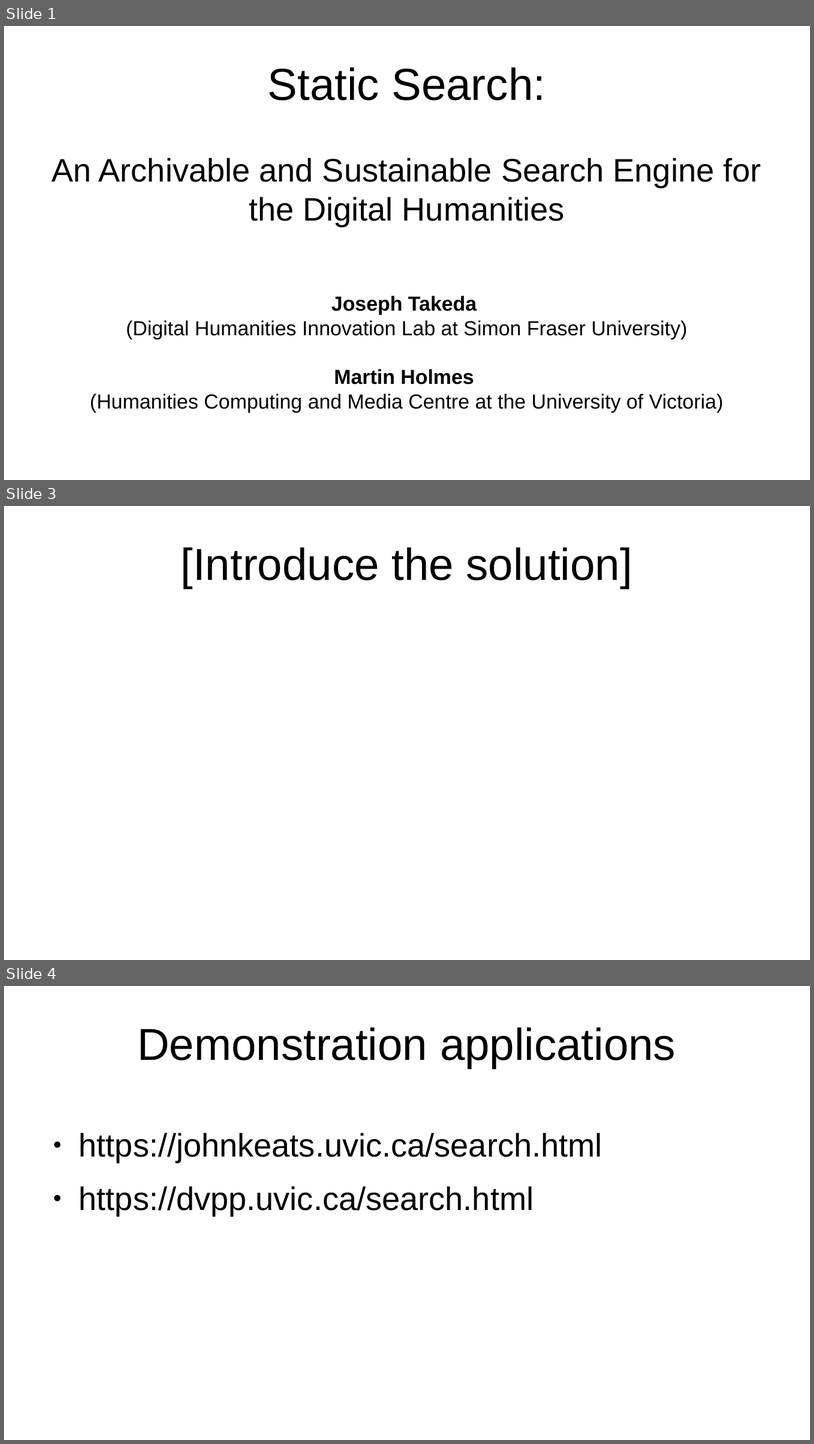
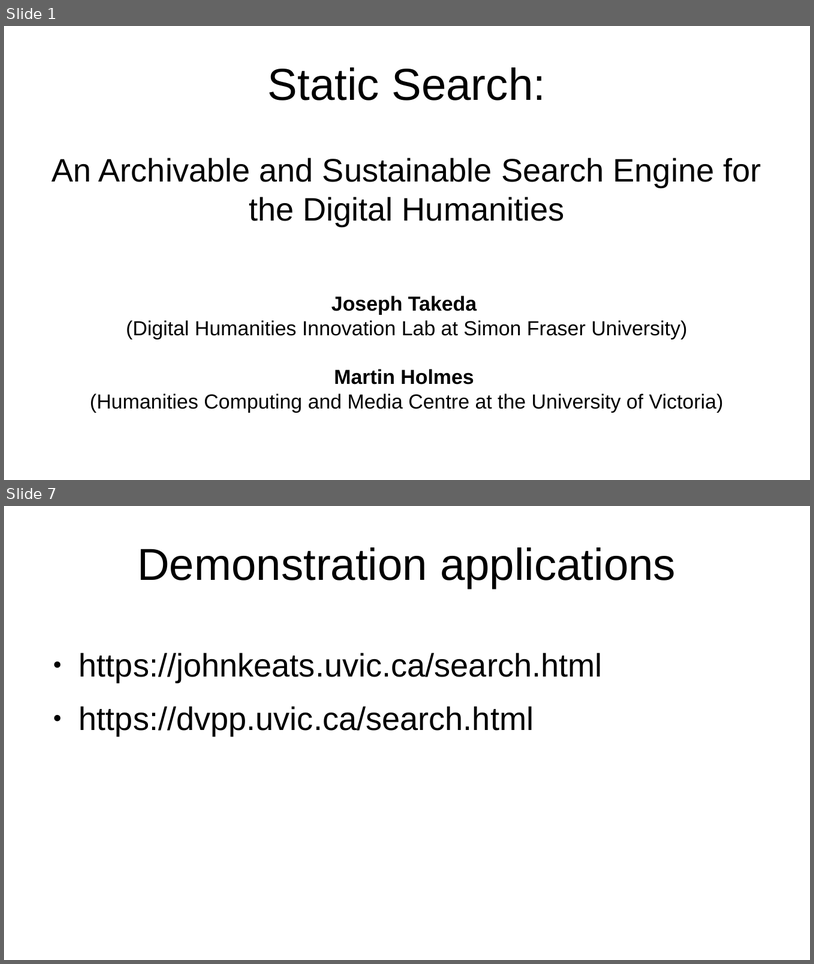
Before and after one commit to projectEndings/Endings, a slide deck: presentations/dhsi2020/staticSearch.odp. Shown one above the other, each under a label of ours: slides 1, 3 and 4 before the commit, slides 1 and 7 after it; the slides between them are not shown. The pictures are 814x1444 and 814x964 pixels, drawn with LibreOffice and Linux fonts; fonts in the diff are those of the drawing. Boxes give left, top, right and bottom in pixels: in the first picture for what was removed or moved away, otherwise in the second. Text is boxed around its words. In the diff, an @@ line names an element or a change of style, - is before the commit and + after.

```diff
--- a/presentations/dhsi2020/staticSearch.odp
+++ b/presentations/dhsi2020/staticSearch.odp
@@ slide 3 removed at [4,506,810,960], background #FFFFFF @@
@@ title removed at [181,547,632,588] @@
-[Introduce the solution]
@@ what was slide 4 is now slide 7 @@
```
Also in this commit, not shown: 5 slides added, 1 other slide removed, 3 other files.
